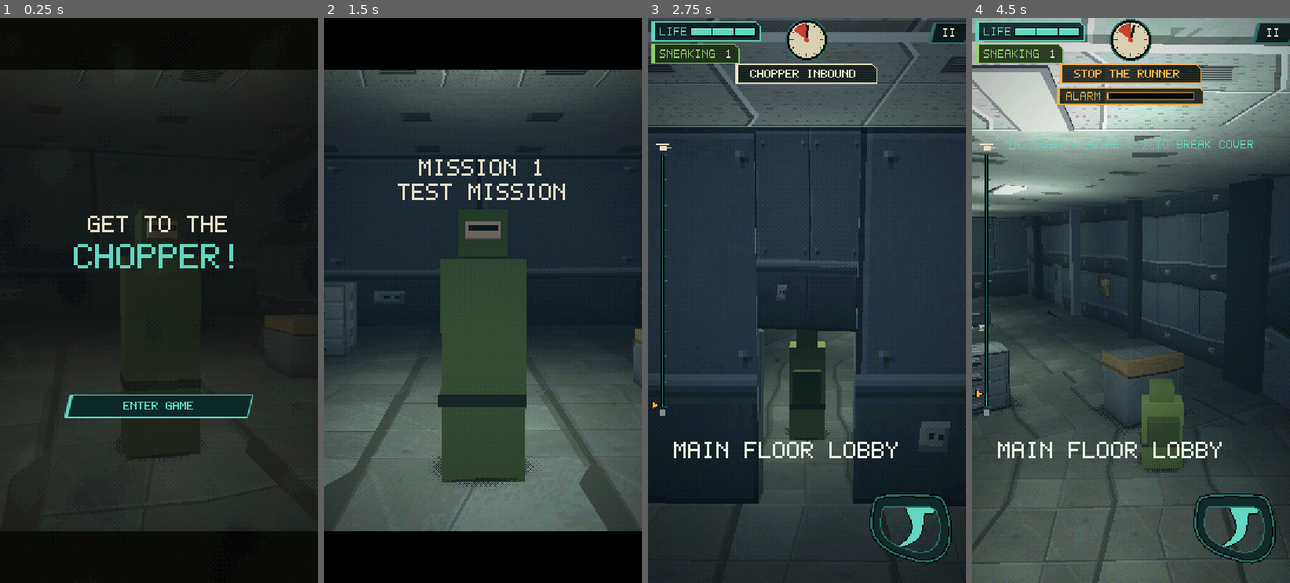
Above: before the commit, frames 1-4 (left to right).
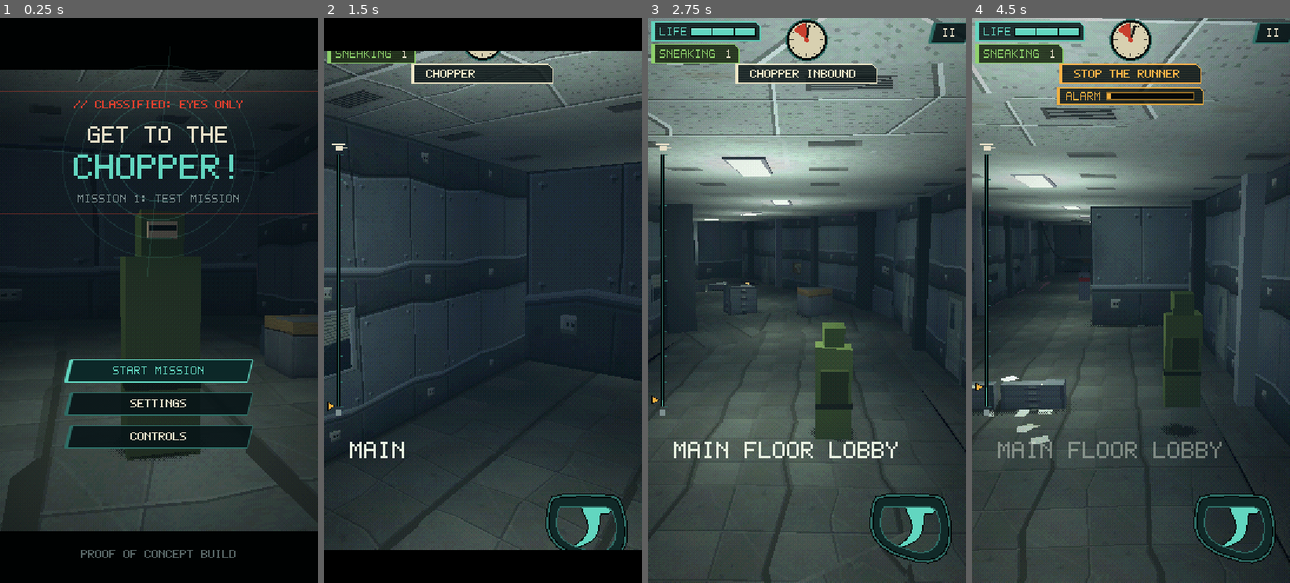
Above: after the commit, the same moments.

Repository: lhunt-gdev/get-to-the-chopper-test
Game: Godot game, scene res://game/levels/prototype_slice/prototype_slice.tscn
Same seed, same stepped clock (60 frames per second), same inputs: the game is played once before the commit and once after it.
Inputs (mouse positions are in pixels of both pictures, inside the frame that each line leads up to):
- Up to frame 1 (0.25 s): no input
- Up to frame 2 (1.5 s): click "ENTER GAME" (after the commit: "START MISSION") at 0.5 s; click (483, 368) at 1.25 s, where only the run before the commit has a clickable "START MISSION"
- Up to frame 3 (2.75 s): tap Enter (ui_accept) at 2, 2.27 s; move the mouse to (876, 272) at 2.02 s; hold Right (ui_right) from 2.03 s (still down); click (876, 272) at 2.17 s
- Up to frame 4 (4.5 s): release Right (ui_right) at 2.75 s; drag from (1067, 328) to (1115, 413) at 2.77 s; move the mouse to (1162, 176) at 3.52 s; hold Right (ui_right) 3.53-4.25 s; click (1162, 176) at 3.67 s; drag from (1115, 413) to (1035, 215) at 4.27 s

The runs differ from the first frame. In frame 1, 13% of the frame differs, in the area x 0-100%, y 8-96%; in frame 2, 52%; in frame 3, 59%, in the area x 0-100%, y 0-100%; in frame 4, 48%.

Commit message:
Remove the title screen: a tap anywhere unmutes the audio
Reverts d2f8fed (user decision); the game opens on the main menu again.

Co-Authored-By: Claude Opus 5.5 <noreply@anthropic.com>

Diff:
--- a/game/levels/prototype_slice/prototype_slice.gd
+++ b/game/levels/prototype_slice/prototype_slice.gd
@@ -82,8 +82,6 @@
 
 ## Retry skips the title card so the loop stays fast.
 static var _skip_title := false
-## The title screen (ENTER GAME) shows once per page load: its tap is what lets the browser play sound.
-static var _title_seen := false
 
 var _started := false
 var _graph: RouteGraph
@@ -234,19 +232,11 @@
 	else:
 		# The main menu, over the camera swaying slowly in front of you, with the theme playing.
 		_menu_open = true
+		_frontend.show_main()
 		_hud.set_playing(false)
 		_hud.set_letterbox(true)
+		_audio.play_menu_music()
 		_update_camera(1.0)
-		if _title_seen:
-			_frontend.show_main()
-			_audio.play_menu_music()
-		else:
-			# First the title screen: tapping ENTER GAME unlocks the sound, then the menu and its theme.
-			_frontend.show_title()
-			_frontend.title_done.connect(func() -> void:
-				_title_seen = true
-				_frontend.show_main()
-				_audio.play_menu_music(), CONNECT_ONE_SHOT)
 	_frontend.clicked.connect(func() -> void: _audio.play("tick", -2.0, 0.0, "UI"))
 	Settings.changed.connect(_apply_settings)
 	_apply_settings()
--- a/game/ui/menu/frontend.gd
+++ b/game/ui/menu/frontend.gd
@@ -4,8 +4,6 @@
 ## swaying opening camera), SETTINGS, CONTROLS, the pause menu, and the end screens. It keeps
 ## working while the game is paused. The level listens to its signals.
 
-## ENTER GAME on the title screen: the first tap, so audio can start (browsers block it until then).
-signal title_done
 signal start_requested
 signal resume_requested
 signal retry_requested
@@ -13,7 +11,7 @@
 ## Any button pressed (the level plays a blip for it).
 signal clicked
 
-enum Screen { NONE, TITLE, MAIN, SETTINGS, CONTROLS, PAUSE, END }
+enum Screen { NONE, MAIN, SETTINGS, CONTROLS, PAUSE, END }
 
 const AIM_NAMES := {"auto": "AUTO", "auto_tap": "AUTO + TAP", "tap": "TAP ONLY"}
 const SWIPE_NAMES := {"low": "LOW", "medium": "MEDIUM", "high": "HIGH"}
@@ -53,10 +51,6 @@
 	return _screen != Screen.NONE
 
 
-func show_title() -> void:
-	_show(Screen.TITLE)
-
-
 func show_main() -> void:
 	_show(Screen.MAIN)
 
@@ -86,11 +80,7 @@
 		c.queue_free()
 	_dim.visible = s != Screen.NONE
 	_dim.color = Color(0.0, 0.02, 0.03, 0.35 if s == Screen.MAIN else 0.7)
-	if s == Screen.TITLE:
-		_dim.color.a = 0.0  # the camouflage does the darkening (and still blocks input)
 	match s:
-		Screen.TITLE:
-			_build_title()
 		Screen.MAIN:
 			_build_main()
 		Screen.SETTINGS:
@@ -104,15 +94,6 @@
 
 
 # --- Screens --------------------------------------------------------------------------
-
-## The title screen: near-black camouflage, the title, ENTER GAME. Your tap on it is the first
-## input, which lets the browser start the sound.
-func _build_title() -> void:
-	_root.add_child(CamoBackdrop.new())
-	_place_wide(UiKit.label("GET TO THE", 16, UiKit.PAPER, HORIZONTAL_ALIGNMENT_CENTER), 168)
-	_place_wide(UiKit.label("CHOPPER!", 24, UiKit.TEAL, HORIZONTAL_ALIGNMENT_CENTER), 192)
-	var start := _button("ENTER GAME", 320, func() -> void: title_done.emit())
-	start.grab_focus()
 
 func _build_main() -> void:
 	_back_to = Screen.MAIN
@@ -405,39 +386,3 @@
 			draw_string(f, Vector2(x, y), ("▶ " if last else "  ") + route[i], HORIZONTAL_ALIGNMENT_LEFT, -1, 8,
 					accent if last else UiKit.PAPER)
 			y += 13
-
-
-## The title screen's backdrop: #080808 (65% opaque) with a random woodland-camouflage pattern in very dark
-## olive, brown and green, dithered (4x4 Bayer) in 2x2-pixel blocks like the PS1. New each load.
-class CamoBackdrop extends TextureRect:
-	## Slightly see-through, so the game shows faintly behind it (user).
-	const OPACITY := 0.65
-	const TONES: Array[Color] = [Color("080808"), Color("10130d"), Color("15120d"), Color("181d14")]
-	const BAYER := [0, 8, 2, 10, 12, 4, 14, 6, 3, 11, 1, 9, 15, 7, 13, 5]
-
-	func _ready() -> void:
-		mouse_filter = Control.MOUSE_FILTER_STOP
-		position = Vector2.ZERO
-		size = get_viewport_rect().size  # the whole screen (the menu root has no size of its own)
-		stretch_mode = TextureRect.STRETCH_SCALE
-		expand_mode = TextureRect.EXPAND_IGNORE_SIZE
-		texture_filter = CanvasItem.TEXTURE_FILTER_NEAREST
-		self_modulate.a = OPACITY
-		texture = ImageTexture.create_from_image(camo(135, 240, randi()))
-
-	## The pattern, w x h pixels. Pure (seeded), so it's testable.
-	static func camo(w: int, h: int, seed_value: int) -> Image:
-		var blobs := FastNoiseLite.new()
-		blobs.seed = seed_value
-		blobs.noise_type = FastNoiseLite.TYPE_SIMPLEX_SMOOTH
-		blobs.frequency = 0.022
-		blobs.fractal_octaves = 2
-		var img := Image.create(w, h, false, Image.FORMAT_RGB8)
-		var levels := TONES.size()
-		for y in h:
-			for x in w:
-				var n := clampf(blobs.get_noise_2d(x, y * 0.8) * 0.5 + 0.5, 0.0, 1.0)  # a little wider than tall
-				var b: float = BAYER[(y % 4) * 4 + (x % 4)] / 16.0 - 0.5
-				var i := clampi(int(n * levels + b * 0.45), 0, levels - 1)  # dithered only near the edges
-				img.set_pixel(x, y, TONES[i])
-		return img
Not shown, changed: README.md
Not shown, changed: docs/design/decision-log.md
